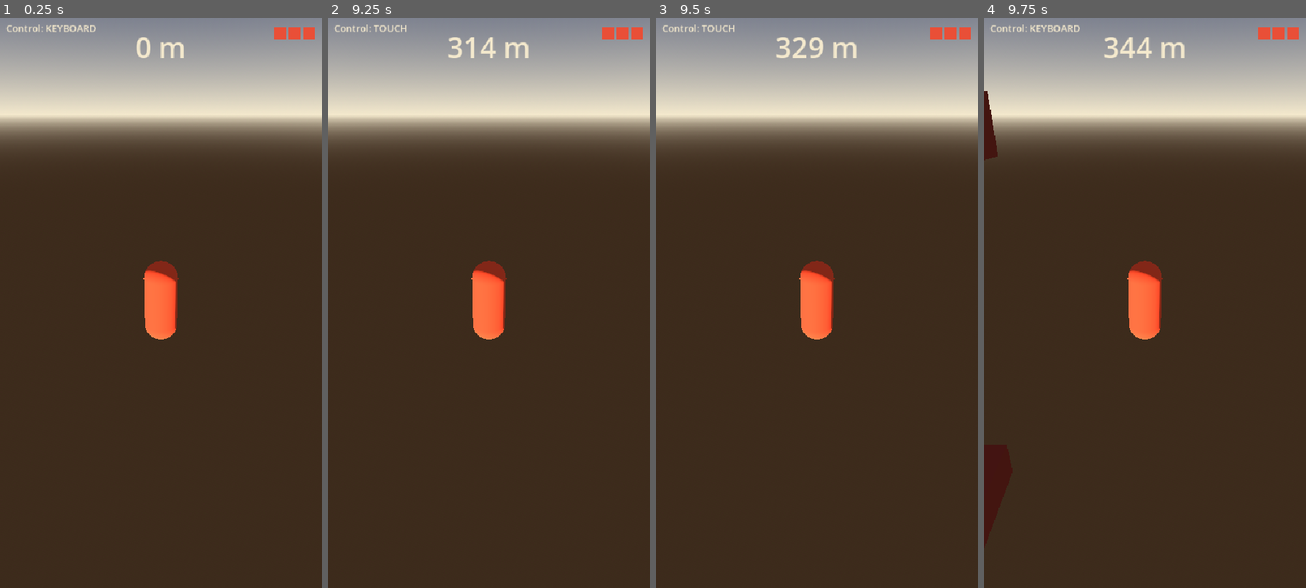
Above: before the commit, frames 1-4 (left to right).
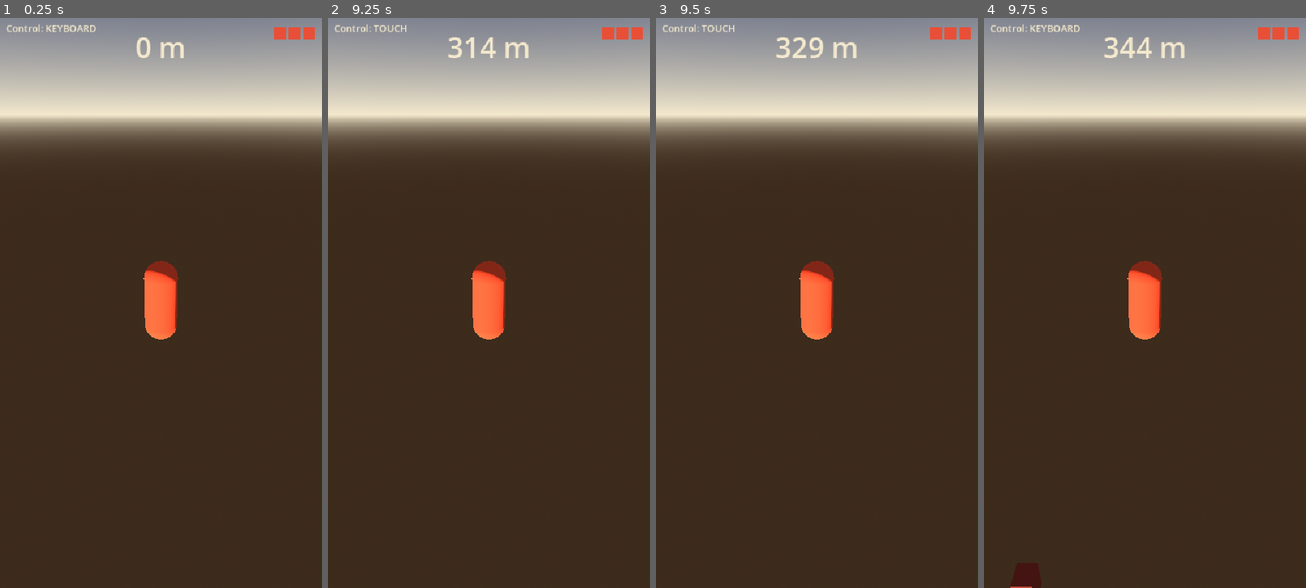
Above: after the commit, the same moments.

Repository: quvntvn/Hyperdive
Game: Godot game, scene res://scenes/game/main_game.tscn
Two runs of this game, one before a commit and one after it. Both use one fixed random seed, a clock stepped at 60 frames per second and the inputs below.
Inputs (mouse positions are in pixels of both pictures, inside the frame that each line leads up to):
- Up to frame 1 (0.25 s): no input
- Up to frame 2 (9.25 s): tap Enter at 0.5 s; move the mouse to (559, 274) at 0.52 s; hold D (move_right) 0.53-1.25 s; tap 1 at 0.6, 5.1 s; click (559, 274) at 0.67 s; drag from (424, 331) to (472, 417) at 1.27 s; move the mouse to (521, 177) at 2.02 s; hold D (move_right) 2.03-2.75 s; tap 3 at 2.1, 6.6 s; tap Space at 2.75 s; drag from (472, 417) to (392, 217) at 2.77 s; move the mouse to (585, 388) at 3.52 s; hold A (move_left) 3.53-4.25 s; tap 2 at 3.6, 8.1 s; drag from (392, 217) to (440, 160) at 4.27 s; move the mouse to (505, 303) at 5.02 s; hold A (move_left) 5.03-5.75 s; click (505, 303) at 5.17 s; drag from (440, 160) to (424, 331) at 5.77 s; move the mouse to (559, 274) at 6.52 s; hold D (move_right) 6.53-7.25 s; drag from (424, 331) to (472, 417) at 7.27 s; move the mouse to (521, 177) at 8.02 s; hold A (move_left) 8.03-8.75 s; drag from (472, 417) to (392, 217) at 8.77 s
- Up to frame 3 (9.5 s): no input
- Up to frame 4 (9.75 s): move the mouse to (1241, 388) at 9.52 s; hold D (move_right) from 9.53 s (still down); tap 1 at 9.6 s; click (1241, 388) at 9.67 s

Frames 1-3 are identical in both runs. In frame 4, 0.3% of the frame differs, in the area x 0-15%, y 12-100%.

Commit message:
tune(gameplay): obstacles -70% en largeur et espacement vertical
BoxMesh/BoxShape3D : Vector3(2,1,2) → Vector3(0.6,1,0.6)
SPAWN_INTERVAL_Y : 8.0 → 2.4

Co-Authored-By: Claude Sonnet 4.6 <noreply@anthropic.com>

Diff:
--- a/hyperdive/scenes/obstacles/obstacle_box.tscn
+++ b/hyperdive/scenes/obstacles/obstacle_box.tscn
@@ -6,10 +6,10 @@
 
 [sub_resource type="BoxMesh" id="BoxMesh_1"]
 material = SubResource("StandardMaterial3D_1")
-size = Vector3(2.0, 1.0, 2.0)
+size = Vector3(0.6, 1.0, 0.6)
 
 [sub_resource type="BoxShape3D" id="BoxShape3D_1"]
-size = Vector3(2.0, 1.0, 2.0)
+size = Vector3(0.6, 1.0, 0.6)
 
 [node name="ObstacleBox" type="StaticBody3D"]
 groups = ["obstacles"]
--- a/hyperdive/scripts/gameplay/obstacle_spawner.gd
+++ b/hyperdive/scripts/gameplay/obstacle_spawner.gd
@@ -5,7 +5,7 @@
 @export var player_path: NodePath
 @export var obstacle_scene: PackedScene
 
-const SPAWN_INTERVAL_Y: float = 8.0
+const SPAWN_INTERVAL_Y: float = 2.4
 const SPAWN_AHEAD: float = 30.0
 const CORRIDOR_HALF_WIDTH: float = 3.0
 const DESPAWN_BEHIND: float = 15.0
